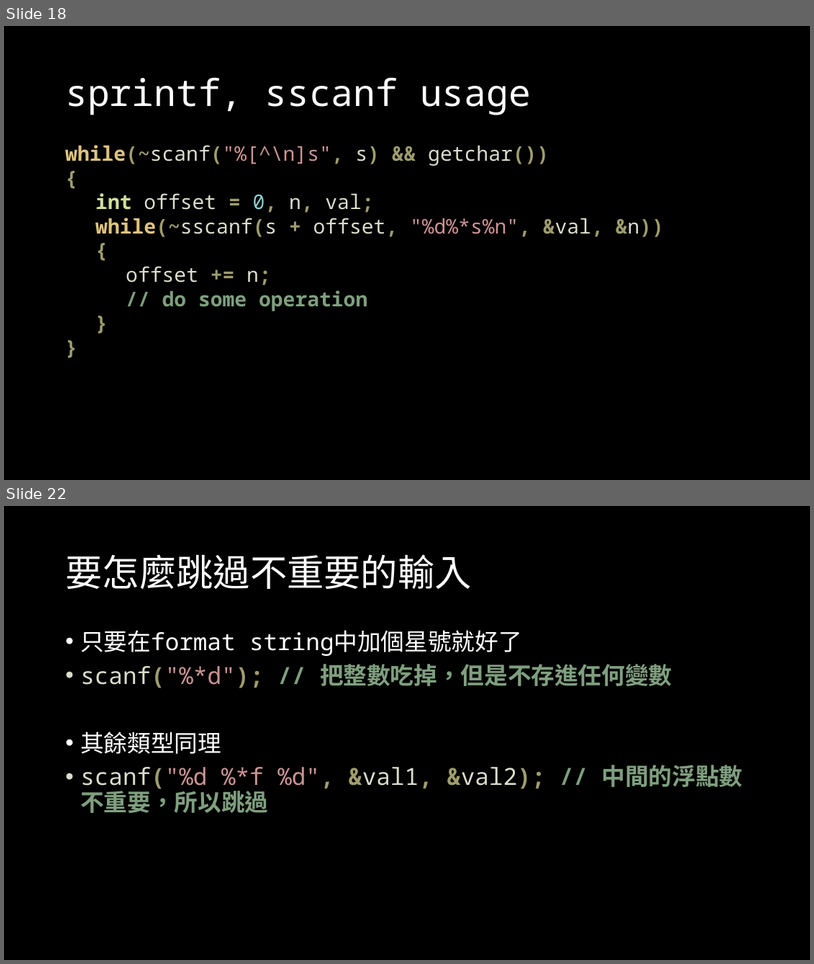
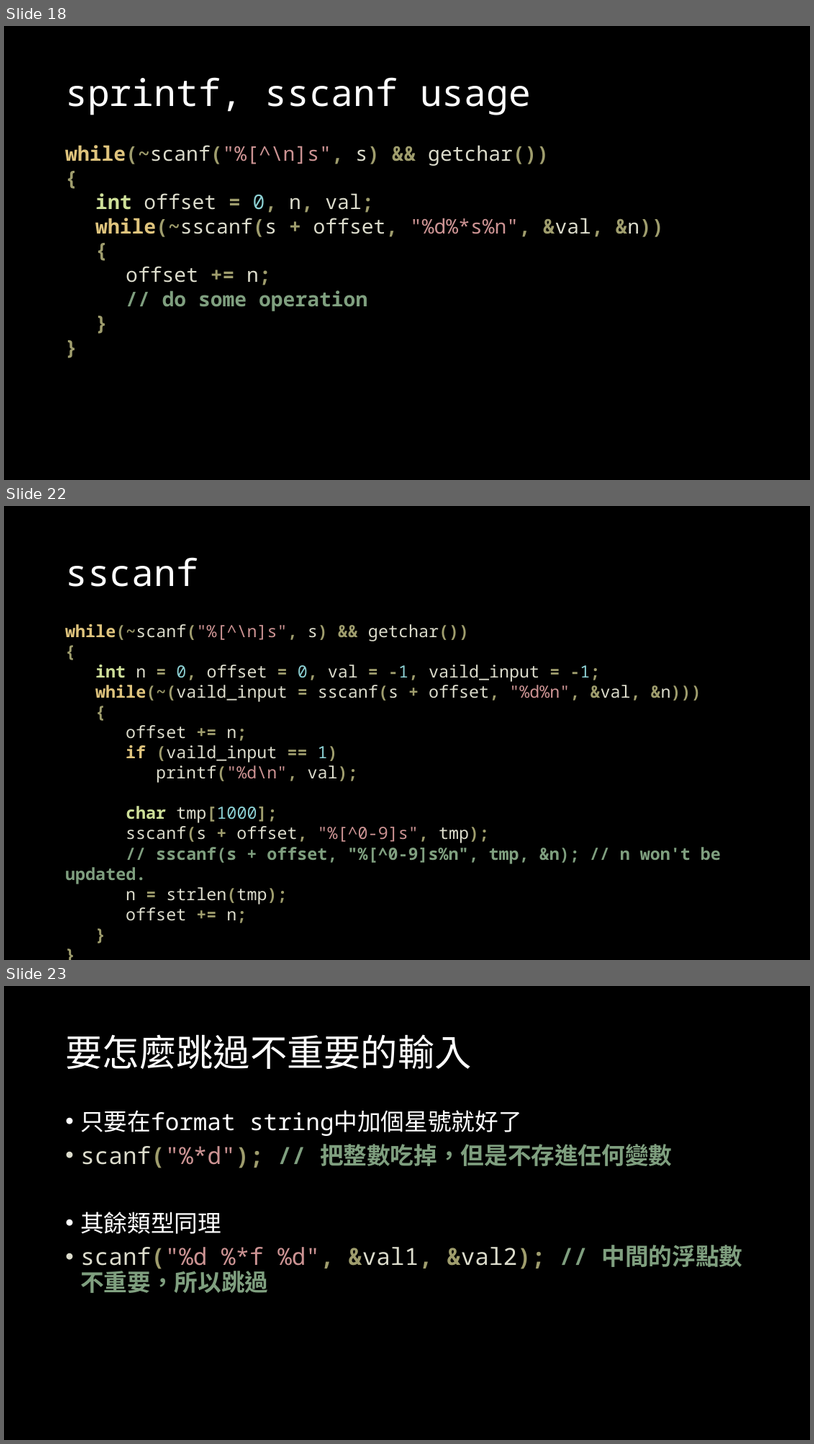
Before and after one commit to OEmiliatanO/those_c_prog_didnt_teach, a slide deck: Ch1/Ch1-basic.pptx. Shown one above the other, each under a label of ours: slides 18 and 22 before the commit, slides 18, 22 and 23 after it; the slides between them are not shown. The pictures are 814x964 and 814x1444 pixels, drawn with LibreOffice and Linux fonts; fonts in the diff are those of the drawing. Boxes give left, top, right and bottom in pixels: in the first picture for what was removed or moved away, otherwise in the second. Text is boxed around its words. In the diff, an @@ line names an element or a change of style, - is before the commit and + after.

```diff
--- a/Ch1/Ch1-basic.pptx
+++ b/Ch1/Ch1-basic.pptx
@@ slide 22 added at <box>4,506,810,960</box>, background #000000 @@
@@ title added at <box>65,557,198,587</box>, 44 pt, text #FFFFFF @@
+sscanf
@@ text added at <box>65,624,721,923</box>, 20 pt, text #DCDCCC @@
+while(~scanf("%[^\n]s", s) && getchar())
+{
+int n = 0, offset = 0, val = -1, vaild_input = -1;
+while(~(vaild_input = sscanf(s + offset, "%d%n", &val, &n)))
+{
+offset += n;
+if (vaild_input == 1)
+printf("%d\n", val);
+char tmp[1000];
+sscanf(s + offset, "%[^0-9]s", tmp);
+// sscanf(s + offset, "%[^0-9]s%n", tmp, &n); // n won't be updated.
+n = strlen(tmp);
+offset += n;
+}
+}
@@ what was slide 22 is now slide 23 @@
```
Also in this commit, not shown: 6 slides changed, 2 other slides added, 1 other file.
